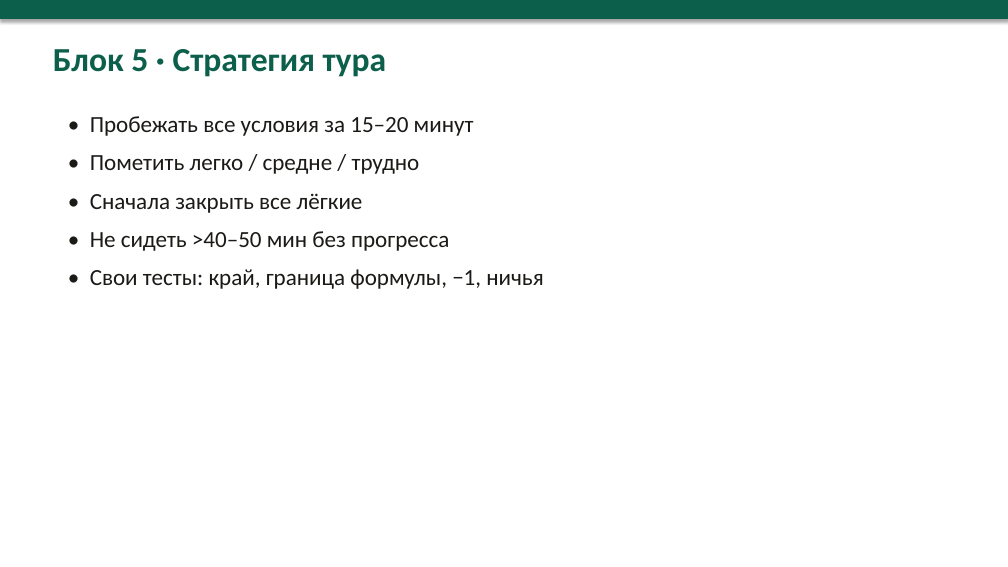
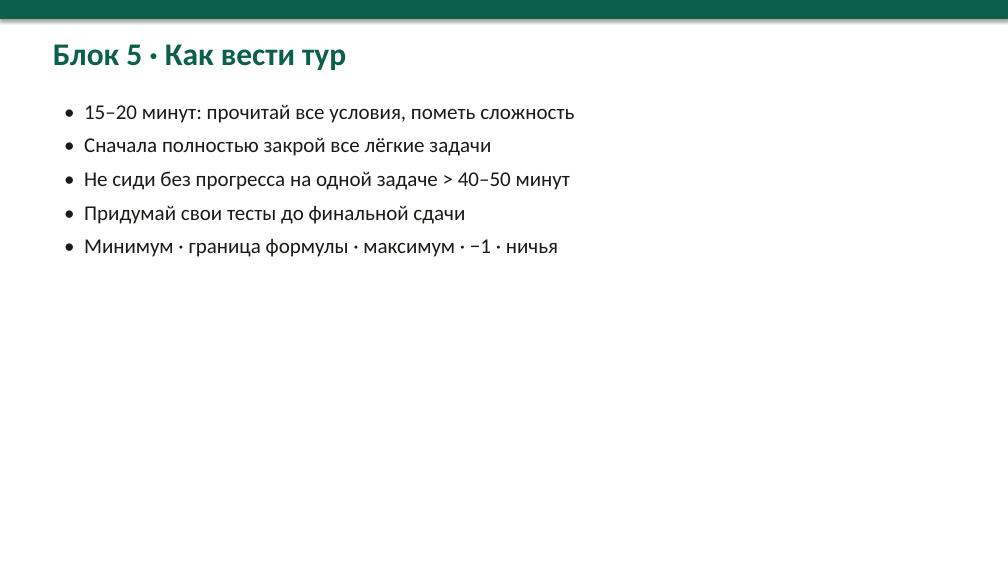
Before and after one commit to NastyaKL95/plan, a slide deck: slide 21 of informatika-mun-26-27/office/Prezentaciya_podgotovka_12h.pptx (slide 9 before the commit). Drawn at 1008x567 pixels with LibreOffice and Linux fonts; fonts in the diff are those of the drawing. Boxes give left, top, right and bottom in pixels: in the first picture for what was removed or moved away, otherwise in the second. Text is boxed around its words. In the diff, an @@ line names an element or a change of style, - is before the commit and + after.

```diff
--- a/informatika-mun-26-27/office/Prezentaciya_podgotovka_12h.pptx
+++ b/informatika-mun-26-27/office/Prezentaciya_podgotovka_12h.pptx
@@ text at box(53, 44, 346, 70): text changed; size 32 to 30 pt @@
-Блок 5 · Стратегия тура
+Блок 5 · Как вести тур
@@ text at box(84, 104, 574, 257): text changed; size 22 to 20 pt @@
-• Пробежать все условия за 15–20 минут
-• Пометить легко / средне / трудно
-• Сначала закрыть все лёгкие
-• Не сидеть >40–50 мин без прогресса
-• Свои тесты: край, граница формулы, −1, ничья
+• 15–20 минут: прочитай все условия, пометь сложность
+• Сначала полностью закрой все лёгкие задачи
+• Не сиди без прогресса на одной задаче > 40–50 минут
+• Придумай свои тесты до финальной сдачи
+• Минимум · граница формулы · максимум · −1 · ничья
```
Also in this commit, not shown: 7 other slides changed, 18 slides added, 5 slides removed, 13 other files.
